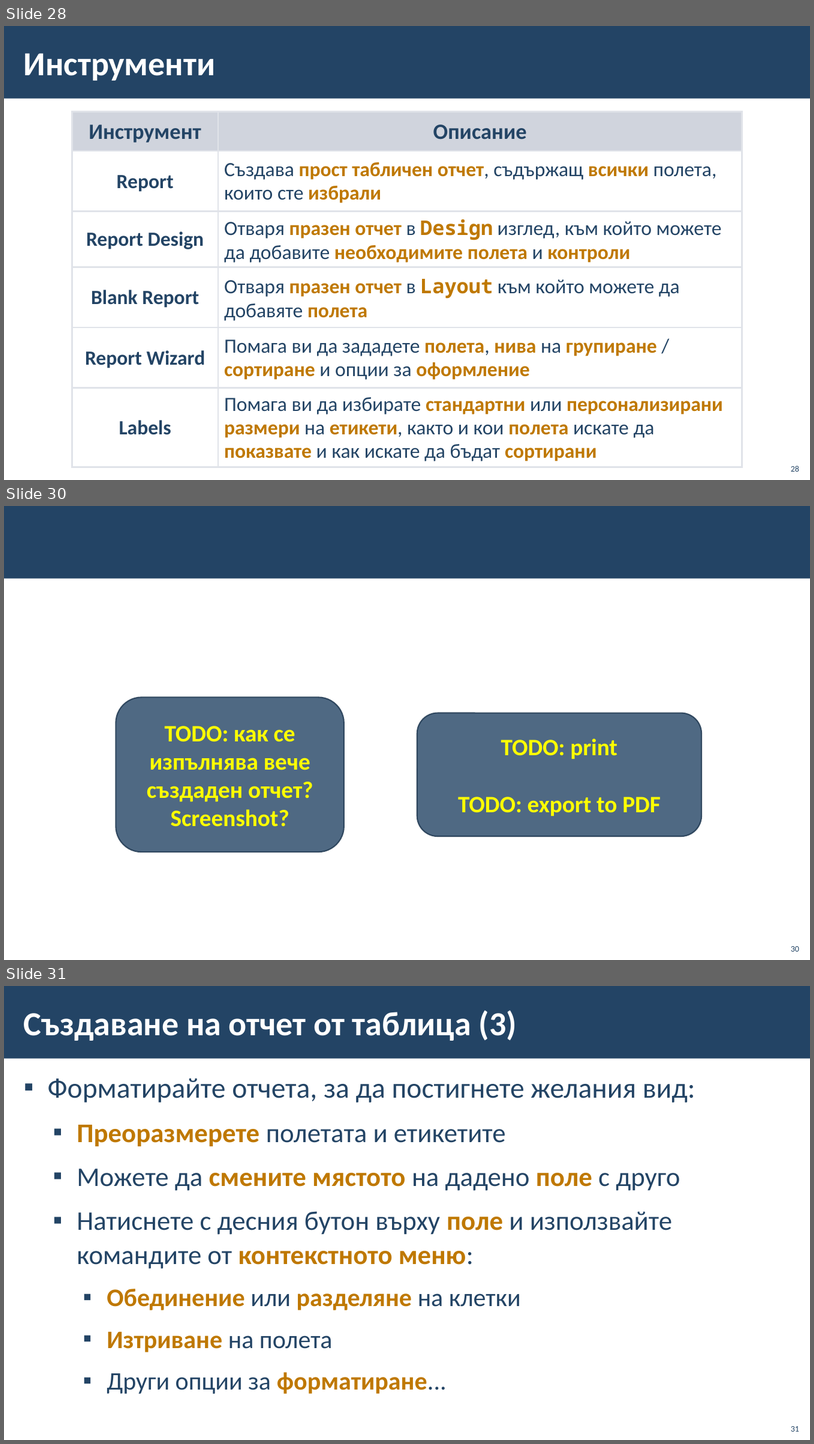
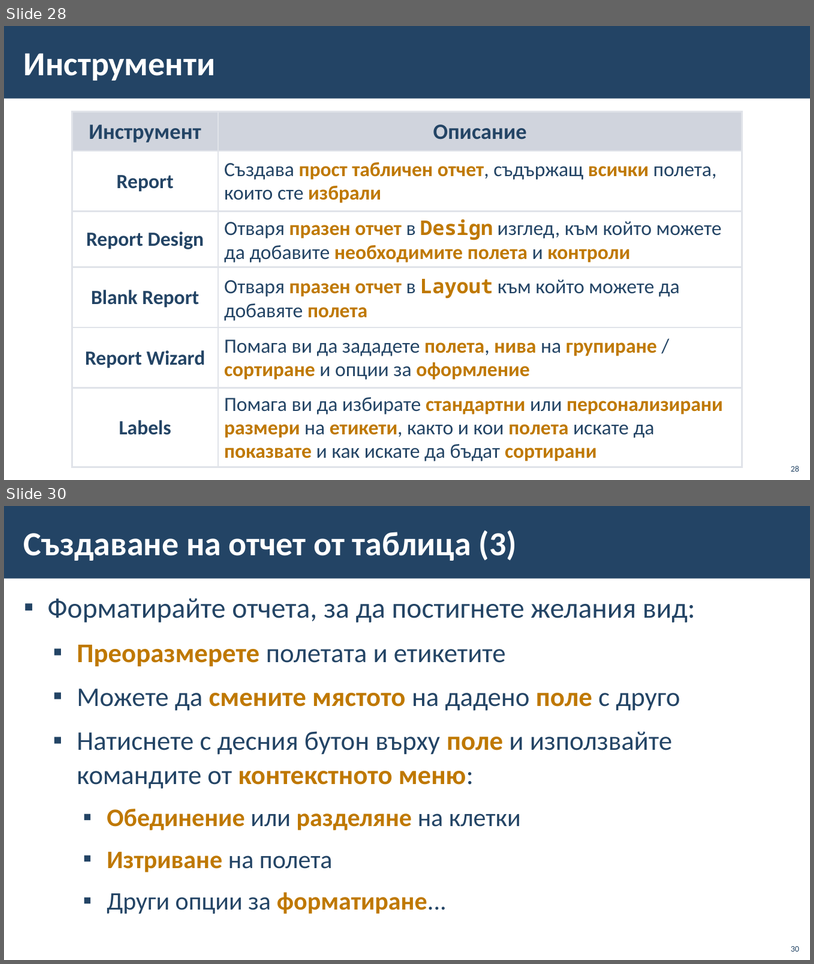
Before and after one commit to BG-IT-Edu/School-Programming, a slide deck: Courses/Software-Sciences/Module-3-Databases-New/13-MS-Access/11-MS-Access-Queries-Forms-Reports.pptx. Shown one above the other, each under a label of ours: slides 28, 30 and 31 before the commit, slides 28 and 30 after it; the slides between them are not shown. The pictures are 814x1444 and 814x964 pixels, drawn with LibreOffice and Linux fonts; fonts in the diff are those of the drawing; background and template pictures are left out. Boxes give left, top, right and bottom in pixels: in the first picture for what was removed or moved away, otherwise in the second. Text is boxed around its words. In the diff, an @@ line names an element or a change of style, - is before the commit and + after.

Commit message:
Adding instructions with pictures on how to print report to Access

```diff
--- a/Courses/Software-Sciences/Module-3-Databases-New/13-MS-Access/11-MS-Access-Queries-Forms-Reports.pptx
+++ b/Courses/Software-Sciences/Module-3-Databases-New/13-MS-Access/11-MS-Access-Queries-Forms-Reports.pptx
@@ slide 30 removed at bbox=[4, 506, 810, 960], background #FFFFFF; not listed: 1 template element that a slide beside it also shows @@
@@ rounded rectangle removed at bbox=[116, 697, 345, 852] @@
-TODO: как се изпълнява вече създаден отчет?
-Screenshot?
@@ rounded rectangle removed at bbox=[417, 713, 702, 837] @@
-TODO: print
-TODO: export to PDF
@@ page number removed at bbox=[791, 946, 800, 951] @@
-30
@@ what was slide 31 is now slide 30 @@
@@ page number at bbox=[791, 946, 800, 951]: text changed @@
-31
+30
```
Also in this commit, not shown: 2 slides changed, 4 slides added.
